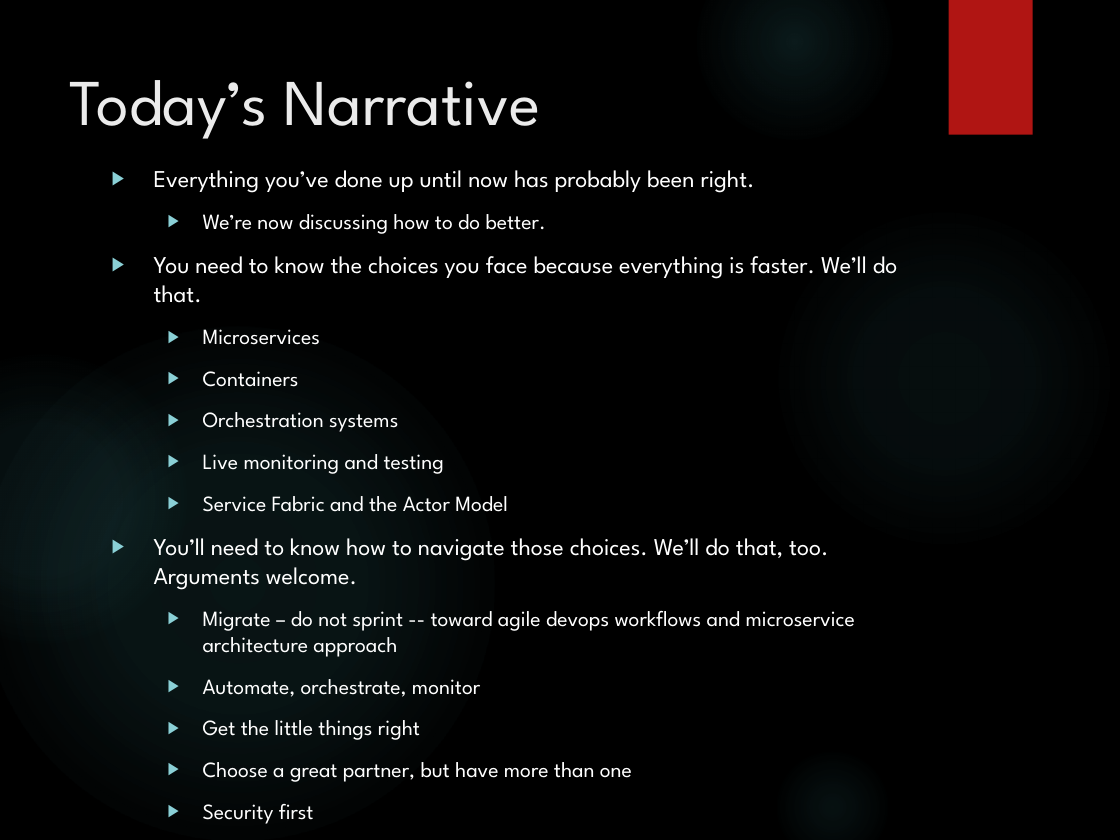
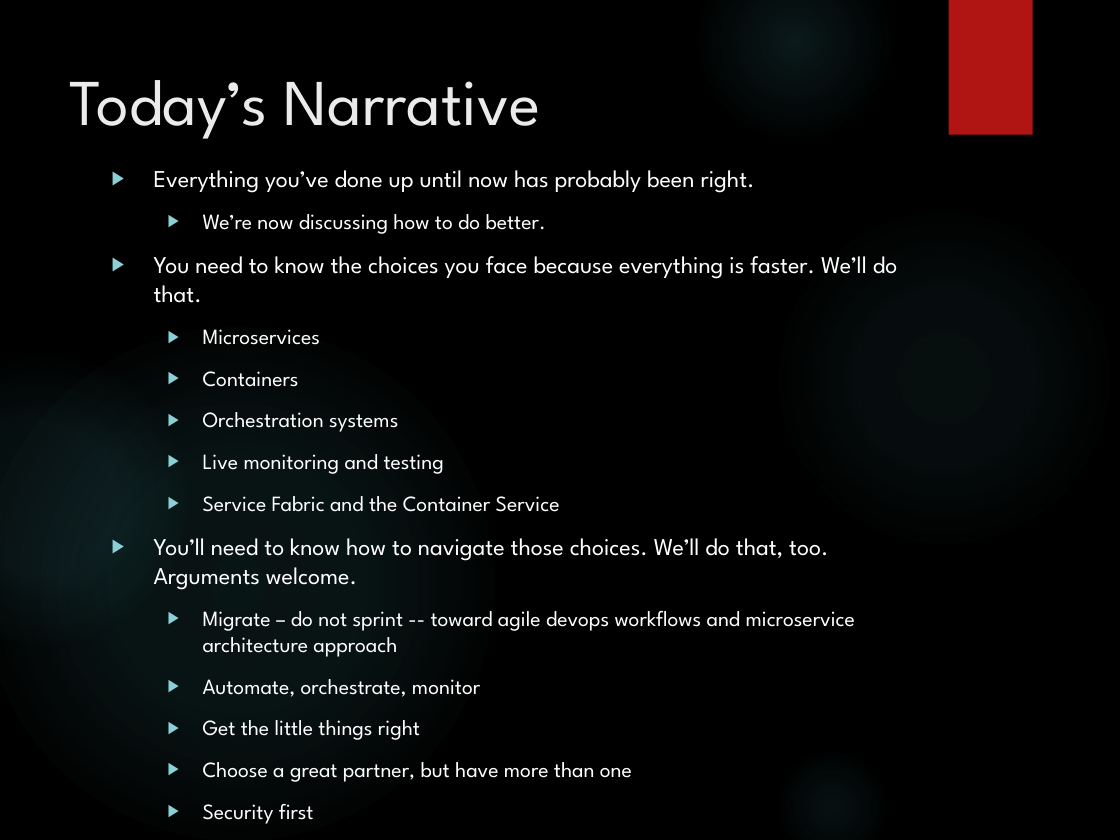
Before and after one commit to squillace/presentations, a slide deck: slide 1 of leap/Cloud and Distributed Architecture Overview.pptx. Drawn at 1120x840 pixels with LibreOffice and Linux fonts; fonts in the diff are those of the drawing; background and template pictures are left out. Boxes give left, top, right and bottom in pixels: in the first picture for what was removed or moved away, otherwise in the second. Text is boxed around its words. In the diff, an @@ line names an element or a change of style, - is before the commit and + after.

```diff
--- a/leap/Cloud and Distributed Architecture Overview.pptx
+++ b/leap/Cloud and Distributed Architecture Overview.pptx
@@ text at [203,496,560,512]: text changed @@
-  ▶ Service Fabric and the Actor Model
+  ▶ Service Fabric and the Container Service
```
Also in this commit, not shown: 4 other files.
